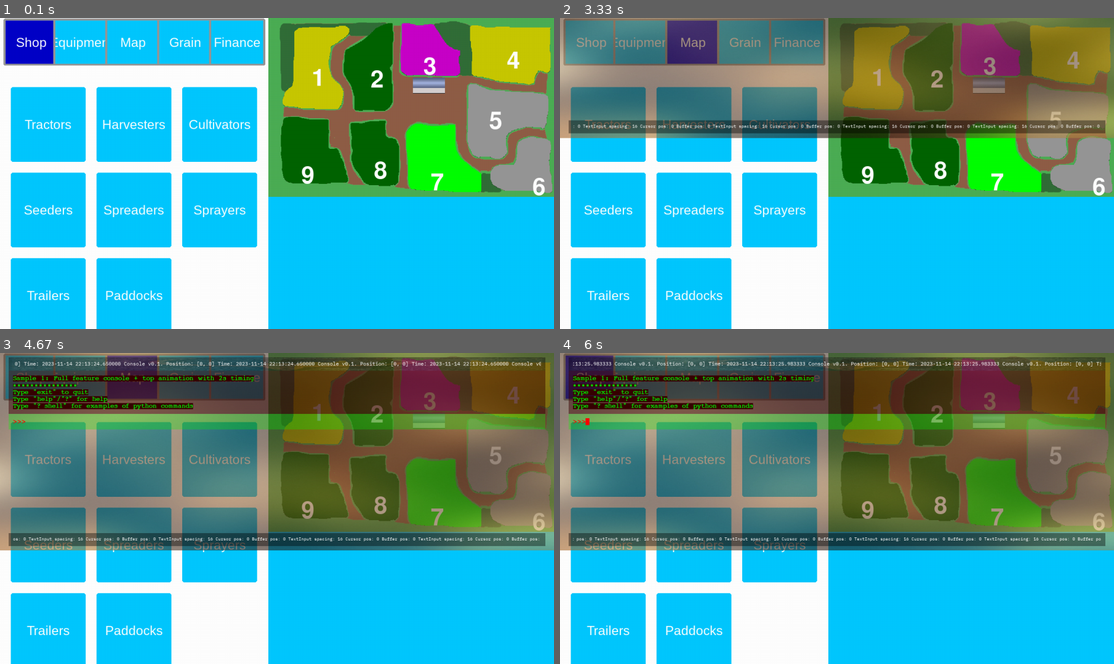
Above: before the commit, frames 1-4 (two rows, left to right).
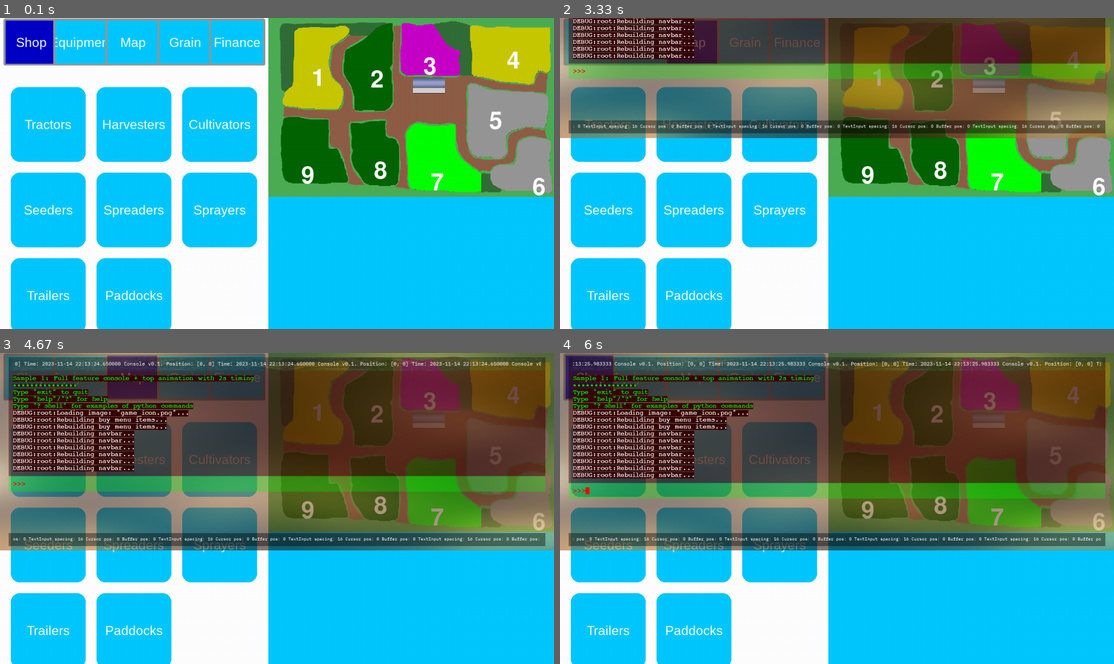
Above: after the commit, the same moments.

Repository: CaptainDeathead/Farm-CEO-ng
Game: pygame game, started from game/main.py
The game is run twice, just before and just after one commit, with the same random seed, the same clock (stepped at 60 frames per second) and the same inputs.
Inputs (mouse positions are in pixels of both pictures, inside the frame that each line leads up to):
- Up to frame 1 (0.1 s): no input
- Up to frame 2 (3.33 s): press the mouse at (781, 210) at 0.37 s; move the mouse to (798, 148) at 0.47 s; release the mouse at (814, 89) at 0.6 s; press the mouse at (692, 123) at 0.7 s; move the mouse to (665, 192) at 0.8 s; release the mouse at (643, 263) at 0.93 s; click (748, 55) at 1.05 s; click (643, 42) at 1.38 s; press the mouse at (748, 55) at 1.7 s; move the mouse to (753, 55) at 1.8 s; release the mouse at (759, 58) at 1.93 s; click (593, 42) at 2.05 s; press the mouse at (692, 210) at 2.37 s; move the mouse to (753, 133) at 2.47 s; release the mouse at (809, 55) at 2.6 s; click (692, 42) at 2.72 s; tap F1 at 3 s
- Up to frame 3 (4.67 s): tap Enter at 3.33 s; tap Page Down at 3.67 s; hold Right 4-4.47 s
- Up to frame 4 (6 s): click (593, 377) at 4.88 s; hold Right 5.17-5.63 s; hold Left from 5.67 s (still down)

The runs differ from the first frame. In frame 1, 0.4% of the frame differs, in the area x 1-47%, y 22-100%; in frame 2, 19%; in frame 3, 25%; in frame 4, 27%, in the area x 1-99%, y 18-100%.

Commit message:
Better logging 🪵

Diff:
--- a/game/UI/Menus/equipment.py
+++ b/game/UI/Menus/equipment.py
@@ -1,4 +1,5 @@
 import pygame as pg
+import logging
 
 from resource_manager import ResourceManager, SaveManager
 from paddock_manager import PaddockManager
@@ -33,6 +34,8 @@
         self.max_y = 0.0
 
     def rebuild(self) -> None:
+        logging.debug("Rebuilding equipment menu...")
+
         self.equipment_buttons = []
 
         white = pg.Color(255, 255, 255)
--- a/game/UI/Menus/shop.py
+++ b/game/UI/Menus/shop.py
@@ -1,4 +1,5 @@
 import pygame as pg
+import logging
 
 from resource_manager import ResourceManager, SaveManager
 from paddock_manager import PaddockManager
@@ -86,6 +87,7 @@
         self.buy_button.draw()
 
     def rebuild(self) -> None:
+        logging.debug("Rebuilding paddock buy menu...")
         self.rendered_surface.fill((255, 255, 255), (0, 0, PANEL_WIDTH, self.rendered_surface.get_height() - 170)) # - 170 for back button below
 
         self.draw_can_buy()
@@ -240,6 +242,8 @@
         self.draw()
 
     def rebuild_buyscr(self) -> None:
+        logging.debug("Rebuilding equipment buy menu...")
+
         self.product_images = []
         self.current_image = 0
 
@@ -293,6 +297,8 @@
         self.just_rebuilt = True
 
     def rebuild(self) -> None:
+        logging.debug("Rebuilding buy menu items...")
+
         self.rendered_surface.fill((255, 255, 255, 255))
         self.buttons = []
 
@@ -306,7 +312,7 @@
 
         for item in self.current_items:
             self.buttons.append(Button(self.rendered_surface, x, y, size, size, self.rect, (0, 200, 255), (0, 200, 255), (255, 255, 255),
-                                       item, 30, (5, 5, 5, 5), 0, 0, True, lambda item=item: self.update_path(item)))
+                                       item, 30, (20, 20, 20, 20), 0, 0, True, lambda item=item: self.update_path(item)))
 
             x += step
 
@@ -315,7 +321,7 @@
                 x = 25
 
         paddocks_btn = Button(self.rendered_surface, x, y, size, size, self.rect, (0, 200, 255), (0, 200, 255),(255, 255, 255),
-                              "Paddocks", 30, (5, 5, 5, 5), 0, 0, True, lambda: self.open_paddocks_buy_menu())
+                              "Paddocks", 30, (20, 20, 20, 20), 0, 0, True, lambda: self.open_paddocks_buy_menu())
 
         self.buttons.append(paddocks_btn)
 
--- a/game/UI/navbar.py
+++ b/game/UI/navbar.py
@@ -1,4 +1,5 @@
 import pygame as pg
+import logging
 
 from resource_manager import ResourceManager
 from events import Events
@@ -32,6 +33,8 @@
     def get_selected(self) -> int: return self.selected_button
 
     def rebuild(self, rebuild_buttons: bool = False) -> None:
+        logging.debug("Rebuilding navbar...")
+
         self.rendered_surface.fill((255, 255, 255))
 
         for i, button in enumerate(self.buttons):
--- a/game/UI/panel.py
+++ b/game/UI/panel.py
@@ -1,4 +1,5 @@
 import pygame as pg
+import logging
 
 from resource_manager import ResourceManager
 from events import Events
@@ -36,6 +37,8 @@
         self.rebuild()
 
     def rebuild(self) -> None:
+        logging.debug("Rebuilding panel...")
+
         self.rendered_surface.fill((255, 255, 255))
 
         self.nav_bar.draw()
--- a/game/console.py
+++ b/game/console.py
@@ -48,6 +48,10 @@
         # Display the console if enabled or animation is still in progress
         self.console.show(self.screen)
 
+    def write(self, text: str, print: bool = True) -> None:
+        if print: sys.__stdout__.write(text)
+        self.console.write(text)
+
     def move(self, line):
         ''' first argumet is movement on x-axis
             second argument is movement on y-axis
--- a/game/farm.py
+++ b/game/farm.py
@@ -46,6 +46,9 @@
         pg.draw.rect(self.surface, self.color, pg.Rect(0, 0, self.rect.w, self.rect.h*2/3))
         self.surface.blit(self.shadow_map, (0, 0))
 
+        # Line in middle of shed
+        pg.draw.line(self.surface, (150, 150, 200), (0, self.rect.h/3), (self.rect.w, self.rect.h/3), 2)
+
         # Concrete pad in front of shed
         pg.draw.rect(self.surface, self.pad_color, pg.Rect(0, self.rect.h*2/3, self.rect.w, self.rect.h/3))
 
--- a/game/farm_ceo.py
+++ b/game/farm_ceo.py
@@ -13,10 +13,6 @@
 from farm import Shed
 from data import *
 from typing import Dict, List, Iterable
-
-logging.basicConfig()
-logging.root.setLevel(logging.NOTSET)
-logging.basicConfig(level=logging.NOTSET)
 
 class Map:
     def __init__(self, screen: pg.Surface, map_image_with_cfg: Tuple[pg.Surface, Dict[str, any]]) -> None:
--- a/game/main.py
+++ b/game/main.py
@@ -1,4 +1,6 @@
 import pygame as pg
+import sys
+import logging
 
 from events import Events
 from farm_ceo import FarmCEO
@@ -9,9 +11,30 @@
 
 pg.init()
 
+logging.basicConfig()
+logging.root.setLevel(logging.NOTSET)
+logging.basicConfig(level=logging.NOTSET)
+
 class SpoofedConsole:
     def update(self) -> None:
         return
+
+    def write(self, text: str, print: bool = True) -> None:
+        # Ignore `print` argument
+        sys.__stdout__.write(text)
+
+    def flush(self) -> None:
+        sys.__stdout__.flush()
+
+class PygameConsoleHandler(logging.Handler):
+    def __init__(self, console: PygameConsole | SpoofedConsole):
+        super().__init__()
+        self.console = console
+        self.setFormatter(logging.Formatter('%(levelname)s:%(name)s:%(message)s'))
+
+    def emit(self, record):
+        log_entry = self.format(record)
+        self.console.write(log_entry, False)
 
 class Window:
     PYGAME_INFO: any = pg.display.Info()
@@ -30,7 +53,10 @@
         self.farm_ceo: FarmCEO = FarmCEO(self.screen, self.clock, self.events)
 
         if CONSOLE_BUILD: self.console: PygameConsole = PygameConsole(self, self.screen)
-        else: self.console: SpoofedConsole = SpoofedConsole
+        else: self.console: SpoofedConsole = SpoofedConsole()
+
+        sys.stdout = self.console.write
+        logging.getLogger().addHandler(PygameConsoleHandler(self.console))
 
     def main(self) -> None:
         pg.display.set_caption(self.TITLE)
--- a/game/paddock_manager.py
+++ b/game/paddock_manager.py
@@ -1,4 +1,5 @@
 import pygame as pg
+import logging
 
 from resource_manager import SaveManager
 from paddock import Paddock
@@ -29,6 +30,8 @@
         return pdk_list
 
     def locate_paddock_boundary(self, paddock: Paddock) -> None:
+        logging.debug(f"Locating paddock boundary... Paddock: {paddock.num}")
+
         def rgb_darker_than(rgb: Tuple[int, int, int], brightness: int) -> bool:
             if rgb[0] < brightness and rgb[1] < brightness and rgb[2] < brightness: return True
             return False
@@ -112,6 +115,8 @@
         self.load_paddock_state(self.paddocks[paddock_number-1])
 
     def init_paddocks(self) -> None:
+        logging.debug("Initializing paddocks... (This may take some time)")
+
         for paddock in self.paddocks:
             self.locate_paddock_boundary(paddock)
             self.load_paddock_state(paddock)
--- a/game/resource_manager.py
+++ b/game/resource_manager.py
@@ -40,6 +40,7 @@
     @staticmethod
     def load_image(image_path: str, expected_size: Tuple[int, int] = (10, 10)) -> pg.Surface:
         """image_path: str (relative to `DATA_PATH`)"""
+        logging.debug(f"Loading image: \"{image_path}\"...")
 
         image = pg.Surface(expected_size)
 
@@ -61,6 +62,7 @@
     @staticmethod
     def load_text_file(file_path: str, explicit_path: bool = False) -> str:
         """file_path: str (relative to `DATA_PATH`)"""
+        logging.debug(f"Loading text file: \"{file_path}\"...")
 
         contents = ""
 
@@ -86,6 +88,7 @@
 
         returns -> success status
         """
+        logging.debug(f"Writing text file: \"{file_path}\"...")
 
         success = False
 
@@ -110,6 +113,7 @@
     @staticmethod
     def load_json(json_path: str, explicit_path: bool = False) -> Dict[any, any]:
         """json_path: str (relative to `DATA_PATH`)"""
+        logging.debug(f"Loading json file: \"{json_path}\"...")
 
         json = {}
 
@@ -134,6 +138,7 @@
 
         returns -> success
         """
+        logging.debug(f"Writing json file: \"{json_path}\"...")
 
         success = False
 
@@ -156,6 +161,7 @@
     @staticmethod
     def load_map(map_name: str) -> Tuple[pg.Surface, Dict[str, any]]:
         """map_name: str (relative to `MAPS_PATH`)"""
+        logging.debug(f"Loading map: \"{map_name}\"...")
 
         map_cfg = ResourceManager.load_json(f"Maps/{map_name}")
 
@@ -249,6 +255,7 @@
         self.load_game()
 
     def load_game(self) -> None:
+        logging.debug(f"Loading savegame file: \"{self.SAVE_PATH}\"...")
         self.save = ResourceManager.load_json(self.SAVE_PATH, explicit_path=True)
 
         if self.save == {}: return # will create one and load values
@@ -268,6 +275,7 @@
         self.set_attr("vehicles", self.vehicles)
         self.set_attr("tools", self.tools)
 
+        logging.debug(f"Writing savegame file: \"{self.SAVE_PATH}\"...")
         ResourceManager.write_json(self.save, self.SAVE_PATH, explicit_path=True)
 
     def set_money(self, new_money: float) -> None:
